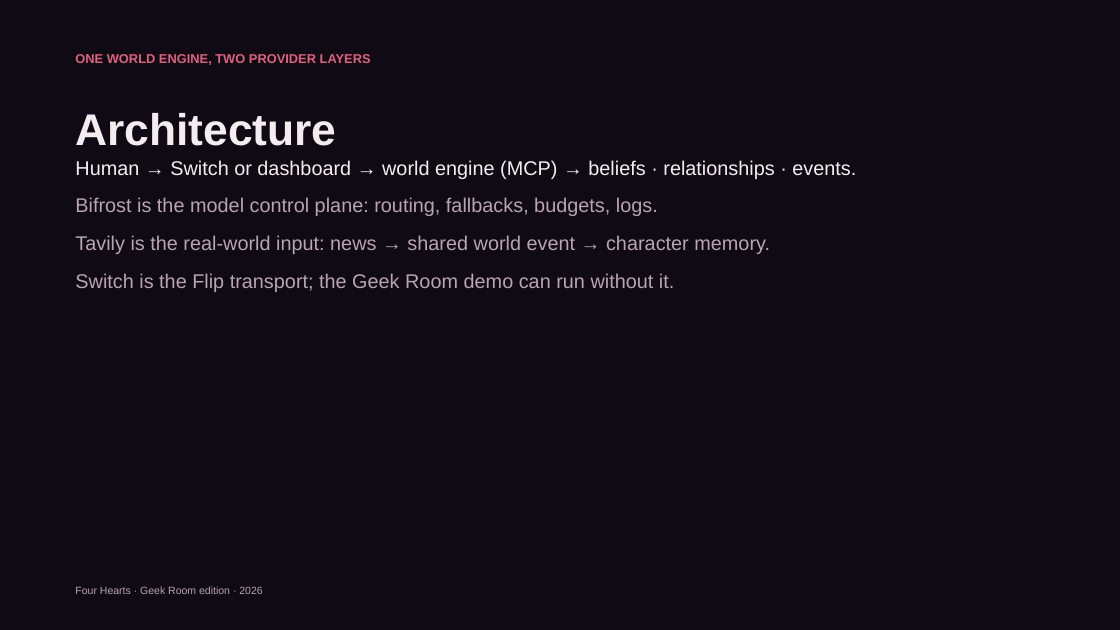
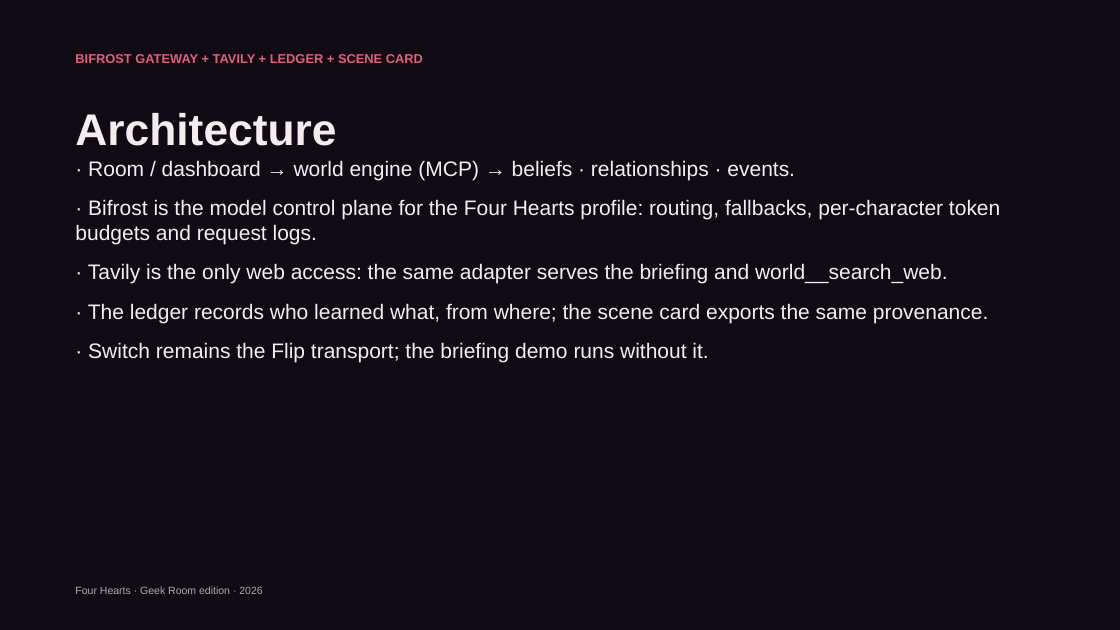
Before and after one commit to charlot3/switch-world, a slide deck: slide 5 of docs/switch-world-geekroom-pitch.pptx. Drawn at 1120x630 pixels with LibreOffice and Linux fonts; fonts in the diff are those of the drawing. Boxes give left, top, right and bottom in pixels: in the first picture for what was removed or moved away, otherwise in the second. Text is boxed around its words. In the diff, an @@ line names an element or a change of style, - is before the commit and + after.

```diff
--- a/docs/switch-world-geekroom-pitch.pptx
+++ b/docs/switch-world-geekroom-pitch.pptx
@@ text at [75,54,423,63]: text changed @@
-ONE WORLD ENGINE, TWO PROVIDER LAYERS
+BIFROST GATEWAY + TAVILY + LEDGER + SCENE CARD
@@ text at [75,160,1000,362]: text changed; size 17 to 18 pt; text colour #B8A4B2 to #F5ECF0 @@
-Human → Switch or dashboard → world engine (MCP) → beliefs · relationships · events.
-Bifrost is the model control plane: routing, fallbacks, budgets, logs.
-Tavily is the real-world input: news → shared world event → character memory.
-Switch is the Flip transport; the Geek Room demo can run without it.
+· Room / dashboard → world engine (MCP) → beliefs · relationships · events.
+· Bifrost is the model control plane for the Four Hearts profile: routing, fallbacks, per-character token budgets and request logs.
+· Tavily is the only web access: the same adapter serves the briefing and world__search_web.
+· The ledger records who learned what, from where; the scene card exports the same provenance.
+· Switch remains the Flip transport; the briefing demo runs without it.
```
Also in this commit, not shown: 3 other slides changed, 3 slides added, 6 slides removed, 28 other files.
